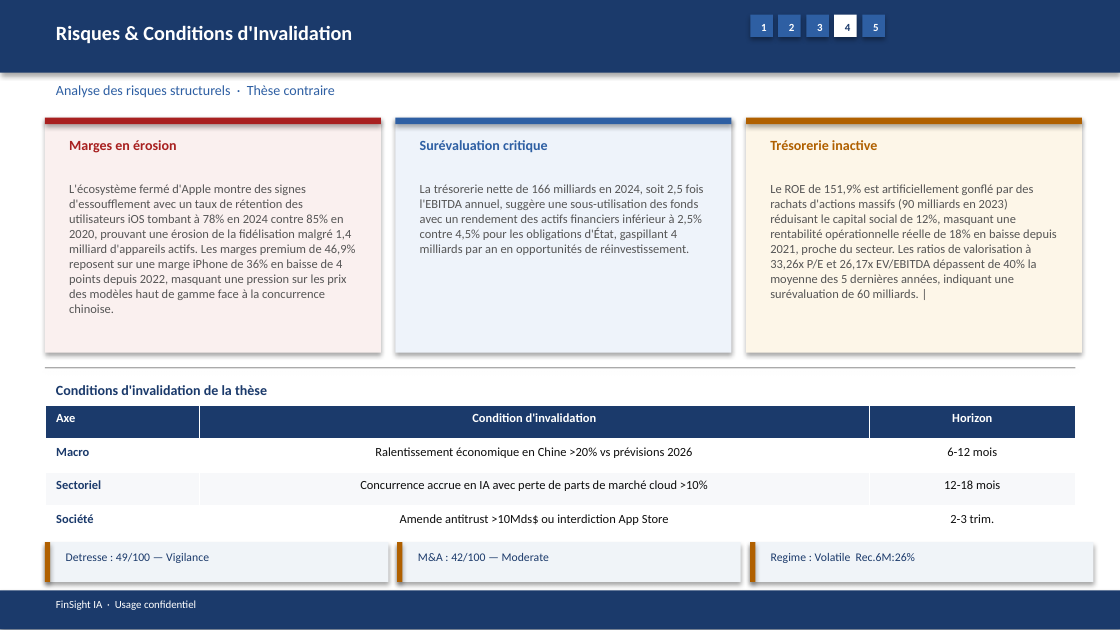
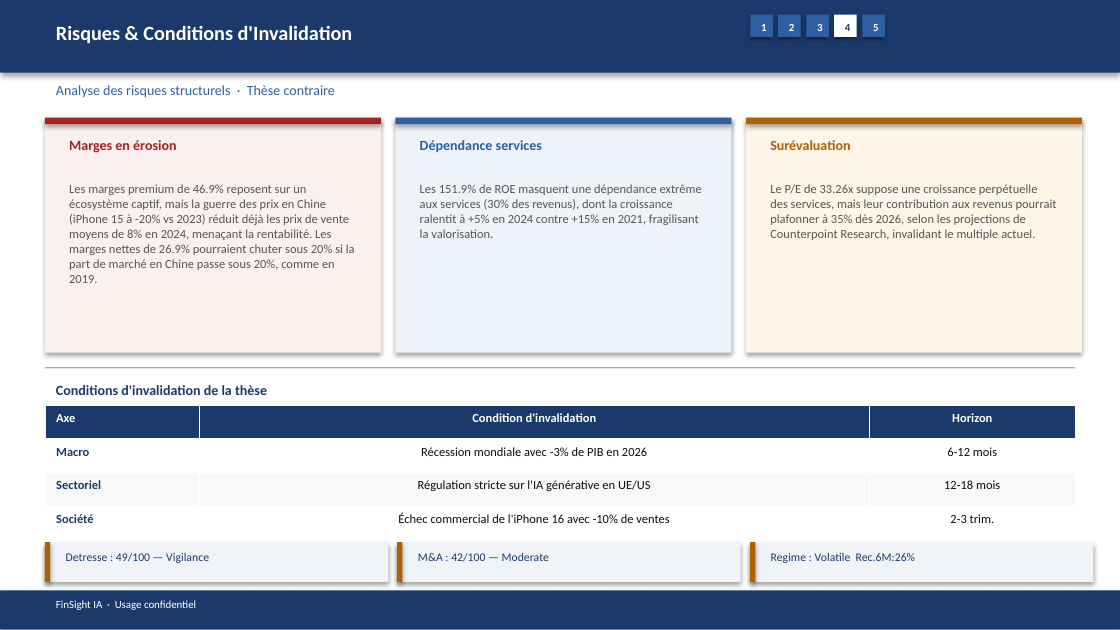
Before and after one commit to baptistejeh07-art/finsight-ia, a slide deck: slide 16 of preview/AAPL/AAPL_pitchbook.pptx. Drawn at 1120x630 pixels with LibreOffice and Linux fonts; fonts in the diff are those of the drawing. Boxes give left, top, right and bottom in pixels: in the first picture for what was removed or moved away, otherwise in the second. Text is boxed around its words. In the diff, an @@ line names an element or a change of style, - is before the commit and + after.

```diff
--- a/preview/AAPL/AAPL_pitchbook.pptx
+++ b/preview/AAPL/AAPL_pitchbook.pptx
@@ text at box(420, 140, 542, 152): text changed @@
-Surévaluation critique
+Dépendance services
@@ text at box(770, 140, 850, 150): text changed @@
-Trésorerie inactive
+Surévaluation
@@ text at box(69, 184, 355, 283): text changed @@
-L'écosystème fermé d'Apple montre des signes d'essoufflement avec un taux de rétention des utilisateurs iOS tombant à 78% en 2024 contre 85% en 2020, prouvant une érosion de la fidélisation malgré 1,4 milliard d'appareils actifs. Les marges premium de 46,9% reposent sur une marge iPhone de 36% en baisse de 4 points depuis 2022, masquant une pression sur les prix des modèles haut de gamme face à la concurrence chinoise.
+Les marges premium de 46.9% reposent sur un écosystème captif, mais la guerre des prix en Chine (iPhone 15 à -20% vs 2023) réduit déjà les prix de vente moyens de 8% en 2024, menaçant la rentabilité. Les marges nettes de 26.9% pourraient chuter sous 20% si la part de marché en Chine passe sous 20%, comme en 2019.
@@ text at box(420, 184, 702, 238): text changed @@
-La trésorerie nette de 166 milliards en 2024, soit 2,5 fois l'EBITDA annuel, suggère une sous-utilisation des fonds avec un rendement des actifs financiers inférieur à 2,5% contre 4,5% pour les obligations d'État, gaspillant 4 milliards par an en opportunités de réinvestissement.
+Les 151.9% de ROE masquent une dépendance extrême aux services (30% des revenus), dont la croissance ralentit à +5% en 2024 contre +15% en 2021, fragilisant la valorisation.
@@ text at box(770, 184, 1057, 240): text changed @@
-Le ROE de 151,9% est artificiellement gonflé par des rachats d'actions massifs (90 milliards en 2023) réduisant le capital social de 12%, masquant une rentabilité opérationnelle réelle de 18% en baisse depuis 2021, proche du secteur. Les ratios de valorisation à 33,26x P/E et 26,17x EV/EBITDA dépassent de 40% la moyenne des 5 dernières années, indiquant une surévaluation de 60 milliards. |
+Le P/E de 33.26x suppose une croissance perpétuelle des services, mais leur contribution aux revenus pourrait plafonner à 35% dès 2026, selon les projections de Counterpoint Research, invalidant le multiple actuel.
@@ table at box(45, 405, 1075, 540) @@
-row 2, column 2: Ralentissement économique en Chine >20% vs prévisions 2026
+row 2, column 2: Récession mondiale avec -3% de PIB en 2026
-row 3, column 2: Concurrence accrue en IA avec perte de parts de marché cloud >10%
+row 3, column 2: Régulation stricte sur l'IA générative en UE/US
-row 4, column 2: Amende antitrust >10Mds$ ou interdiction App Store
+row 4, column 2: Échec commercial de l'iPhone 16 avec -10% de ventes
```
Also in this commit, not shown: 13 other slides changed, 4 other files.
